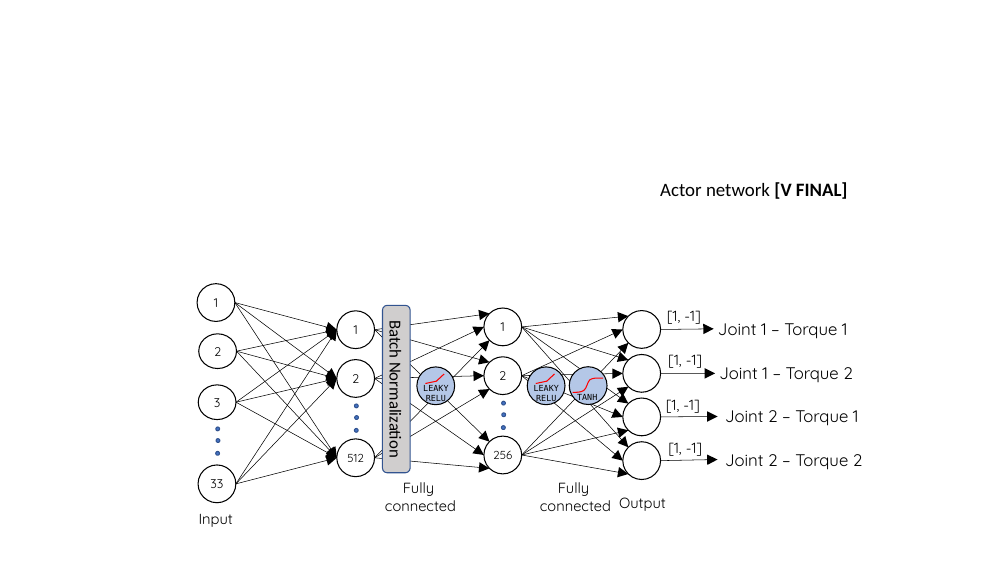
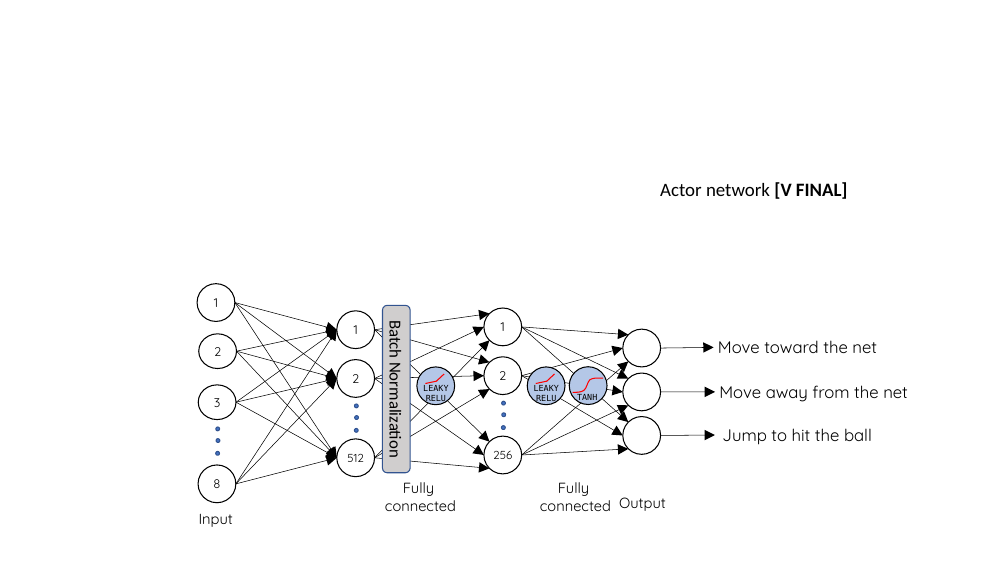
Before and after one commit to JavRodriPM/DDRLN-Project3-MultiAgentRL, a slide deck: slide 1 of Documents/NN Setup.pptx (slide 2 before the commit). Drawn at 1008x567 pixels with LibreOffice and Linux fonts; fonts in the diff are those of the drawing. Boxes give left, top, right and bottom in pixels: in the first picture for what was removed or moved away, otherwise in the second. Text is boxed around its words. In the diff, an @@ line names an element or a change of style, - is before the commit and + after.

```diff
--- a/Documents/NN Setup.pptx
+++ b/Documents/NN Setup.pptx
@@ arrow moved from (522, 327) - (628, 316) to (522, 327) - (628, 335) @@
@@ arrow moved from (522, 327) - (628, 404) to (522, 327) - (628, 422) @@
@@ arrow moved from (522, 327) - (628, 360) to (522, 327) - (628, 379) @@
@@ arrow removed from (522, 327) to (628, 448) @@
@@ text removed at [667,310,700,324] @@
-[1, -1]
@@ arrow moved from (522, 376) - (623, 330) to (522, 376) - (623, 348) @@
@@ text removed at [668,354,702,368] @@
-[1, -1]
@@ text at [718,340,877,353]: text changed @@
-Joint 1 – Torque 1
+Move toward the net
@@ arrow moved from (522, 455) - (628, 343) to (522, 455) - (628, 361) @@
@@ arrow moved from (522, 376) - (623, 374) to (522, 376) - (623, 392) @@
@@ arrow moved from (522, 376) - (623, 417) to (522, 376) - (623, 436) @@
@@ arrow removed from (522, 376) to (623, 461) @@
@@ text at [719,385,908,402]: text changed @@
-Joint 1 – Torque 2
+Move away from the net
@@ arrow moved from (522, 455) - (628, 387) to (522, 455) - (628, 405) @@
@@ text removed at [666,399,699,413] @@
-[1, -1]
@@ arrow moved from (522, 455) - (628, 430) to (522, 455) - (628, 449) @@
@@ ellipse removed at [623,442,661,479] @@
@@ 3 ellipses, 3 arrows: place and size @@
-3 ellipses, 3 arrows at [623,311,718,436]
+3 ellipses, 3 arrows at [623,329,715,454]
@@ text removed at [668,442,702,456] @@
-[1, -1]
@@ text at [722,428,872,445]: text changed @@
-Joint 2 – Torque 1
+Jump to hit the ball
@@ text in ellipse at [213,479,220,488]: text changed @@
-33
+8
@@ arrow removed from (522, 455) to (628, 474) @@
@@ arrow removed from (661, 461) to (718, 460) @@
@@ text removed at [725,454,863,470] @@
-Joint 2 – Torque 2
```
Also in this commit, not shown: 1 other slide changed, 2 slides removed, 7 other files.
